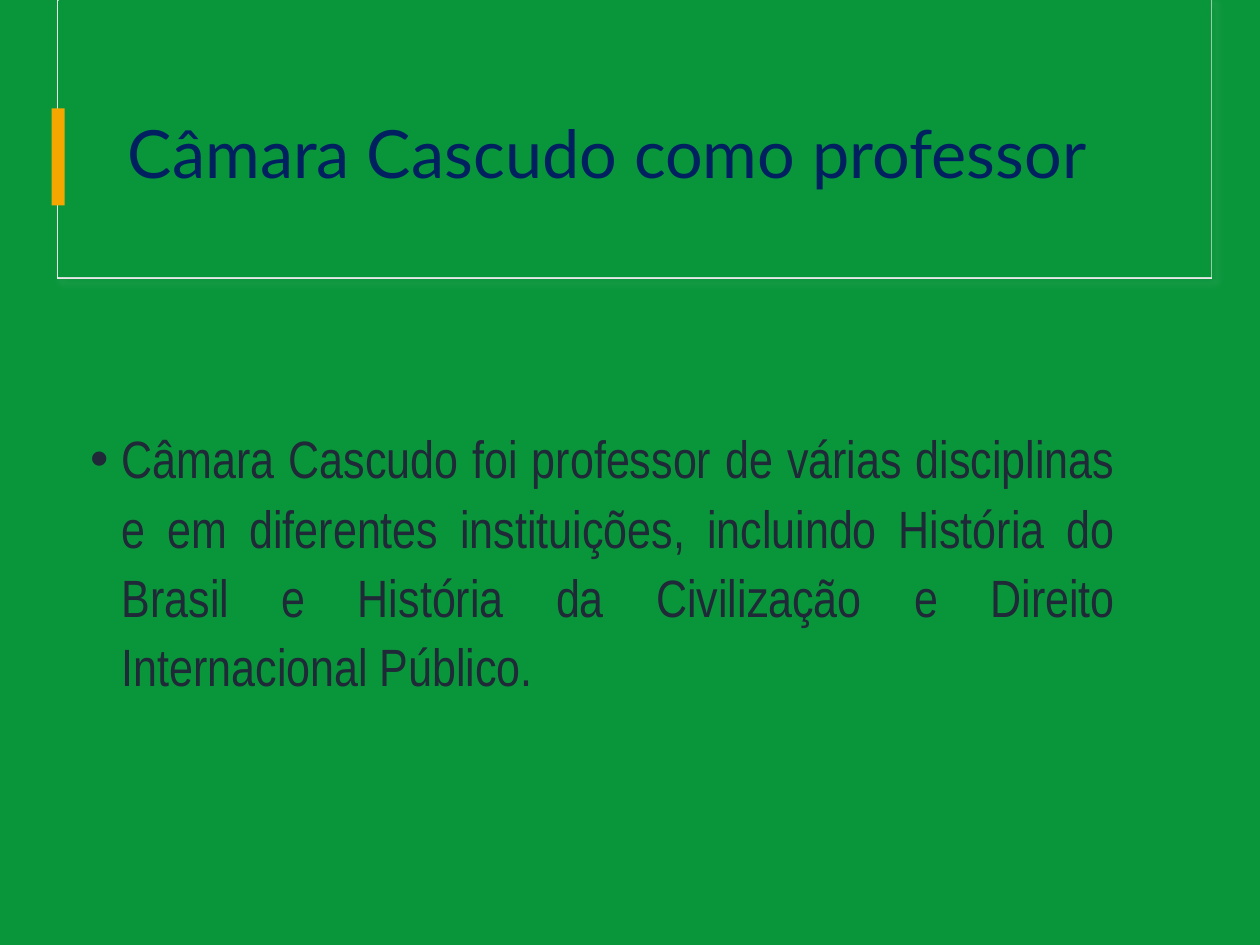
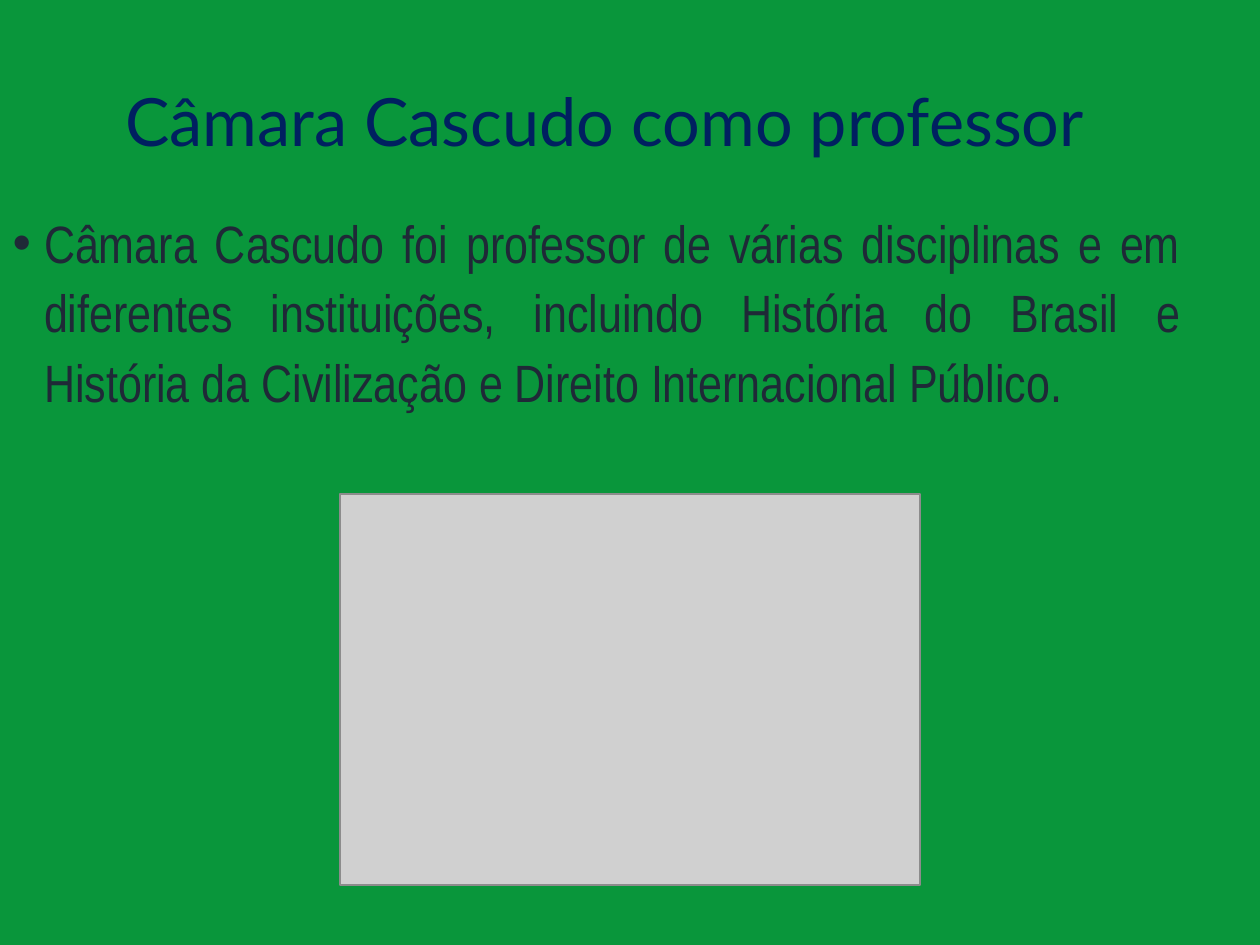
Before and after one commit to Rafael-Silva-Natal/IFRN_apresentacoes, a slide deck: slide 3 of Downloads/Seminario_Interativo_Cascudo.pptx. Drawn at 1260x945 pixels with LibreOffice and Linux fonts; fonts in the diff are those of the drawing; grey boxes stand for pictures. Boxes give left, top, right and bottom in pixels: in the first picture for what was removed or moved away, otherwise in the second. Text is boxed around its words. In the diff, an @@ line names an element or a change of style, - is before the commit and + after.

Commit message:
commit CascudoDownloads

```diff
--- a/Downloads/Seminario_Interativo_Cascudo.pptx
+++ b/Downloads/Seminario_Interativo_Cascudo.pptx
@@ rectangle removed at (x1=58, y1=0, x2=1212, y2=278) @@
@@ rectangle removed at (x1=59, y1=0, x2=1212, y2=277) @@
@@ title "Câmara Cascudo como professor" moved from (x1=128, y1=129, x2=1086, y2=190) to (x1=125, y1=97, x2=1084, y2=158) @@
@@ rectangle removed at (x1=52, y1=108, x2=64, y2=205) @@
@@ text "Câmara Cascudo foi professor de ..." rewrapped from (x1=122, y1=439, x2=1115, y2=687) to (x1=44, y1=224, x2=1180, y2=412) @@
@@ picture added at (x1=340, y1=494, x2=920, y2=885) @@
```
Also in this commit, not shown: 10 other slides changed, 1 slide added, 2 other files.
